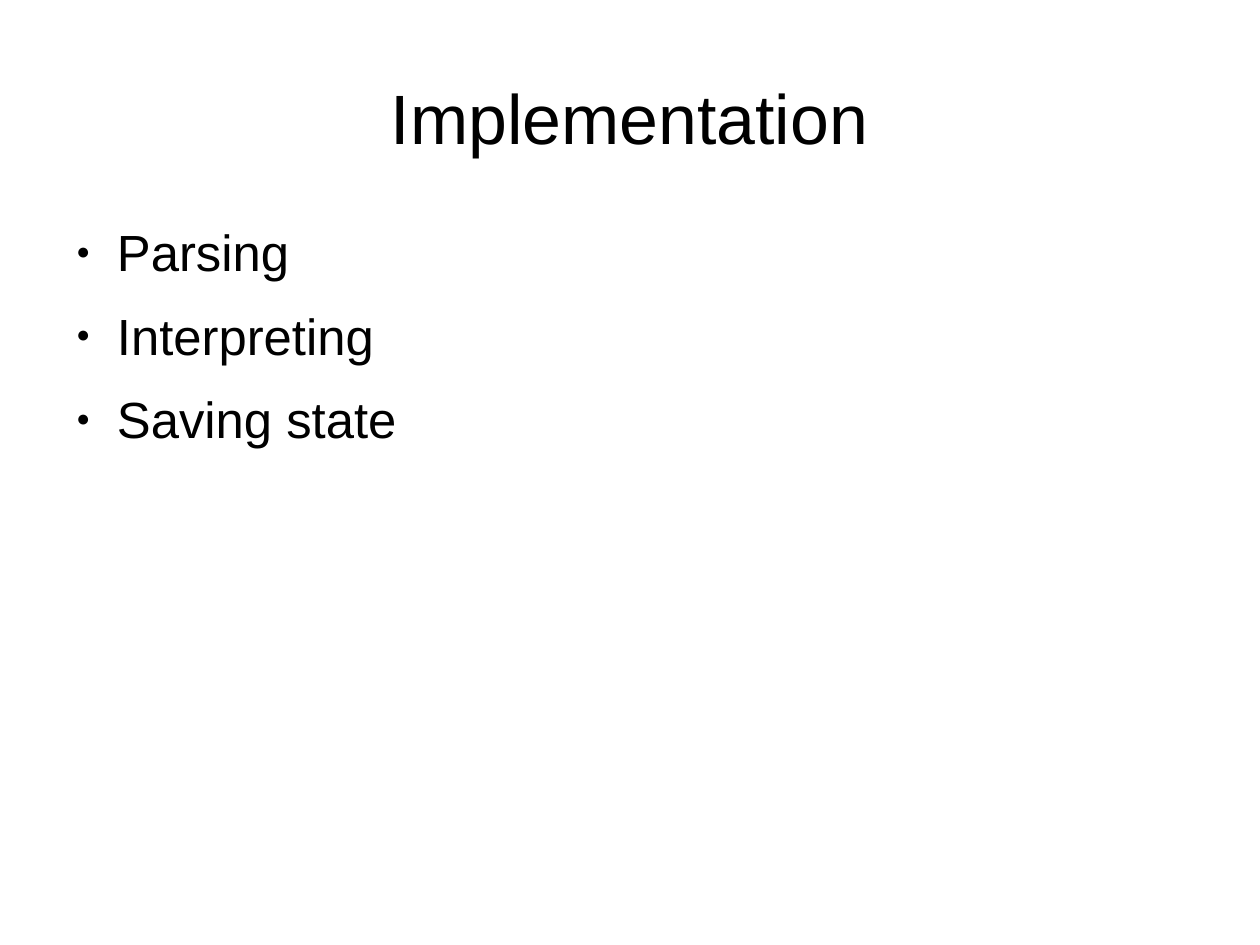
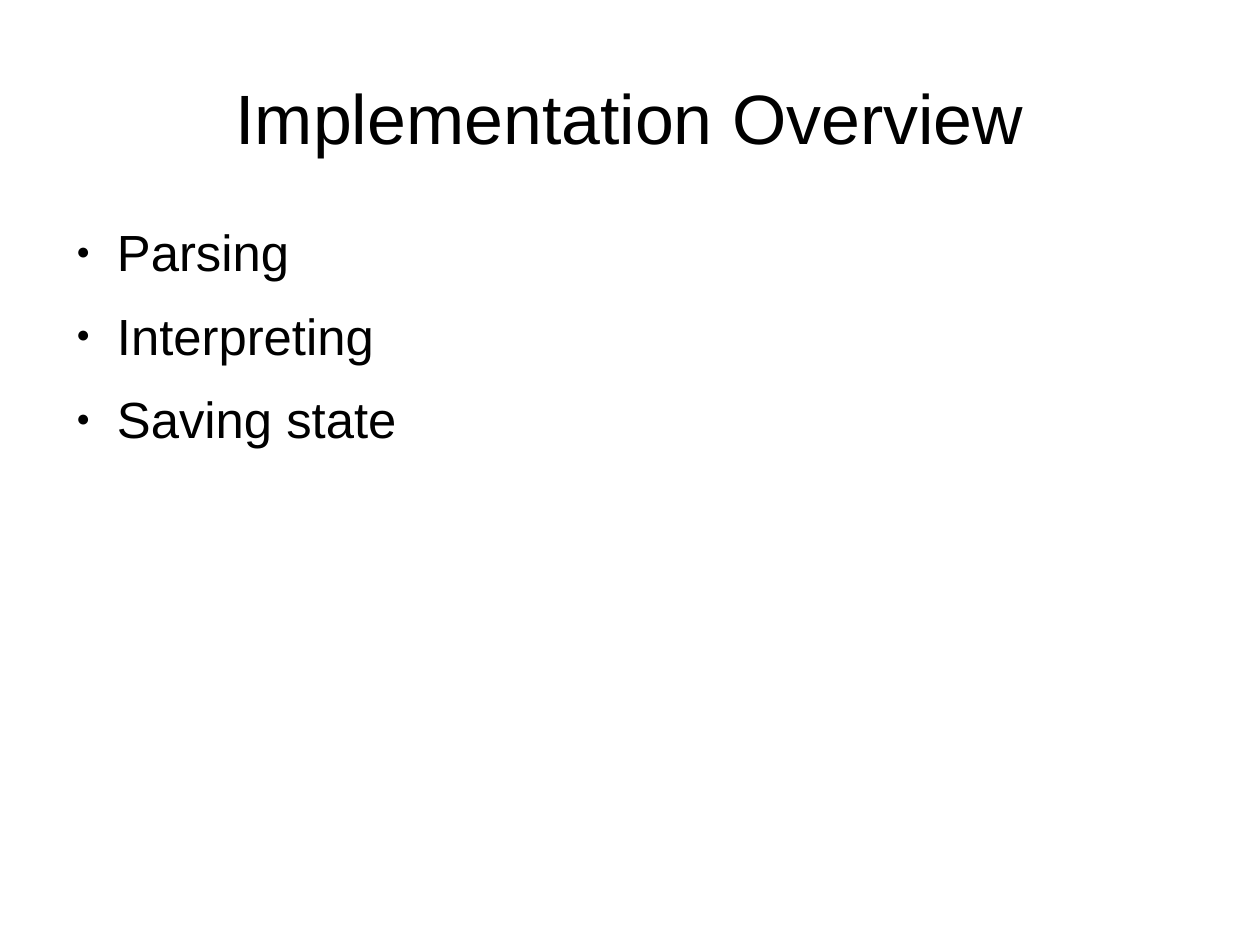
Before and after one commit to dcsommer/CS240H-Final-Project, a slide deck: slide 7 of demo.odp (slide 6 before the commit). Drawn at 1260x945 pixels with LibreOffice and Linux fonts; fonts in the diff are those of the drawing. Boxes give left, top, right and bottom in pixels: in the first picture for what was removed or moved away, otherwise in the second. Text is boxed around its words. In the diff, an @@ line names an element or a change of style, - is before the commit and + after.

```diff
--- a/demo.odp
+++ b/demo.odp
@@ title at (x1=236, y1=93, x2=1023, y2=157): text changed @@
-Implementation
+Implementation Overview
```
Also in this commit, not shown: 5 slides added, 1 other file.
